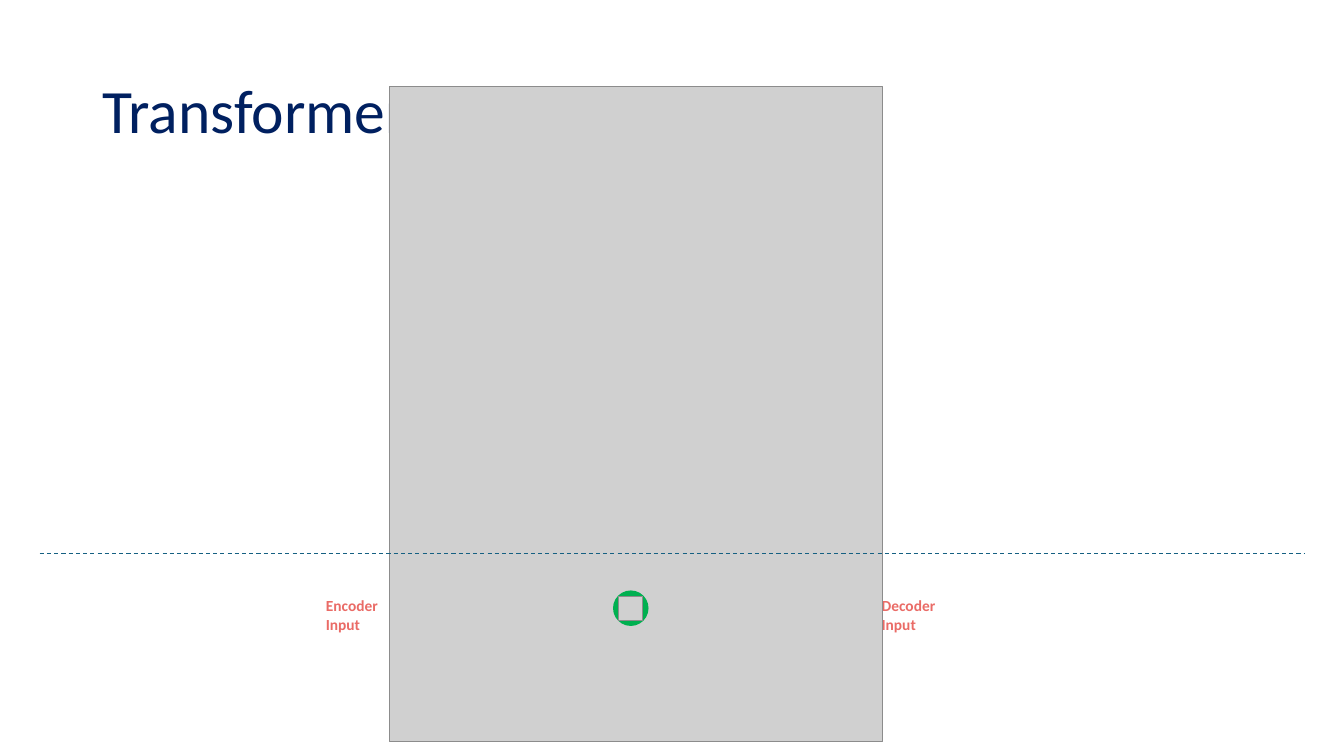
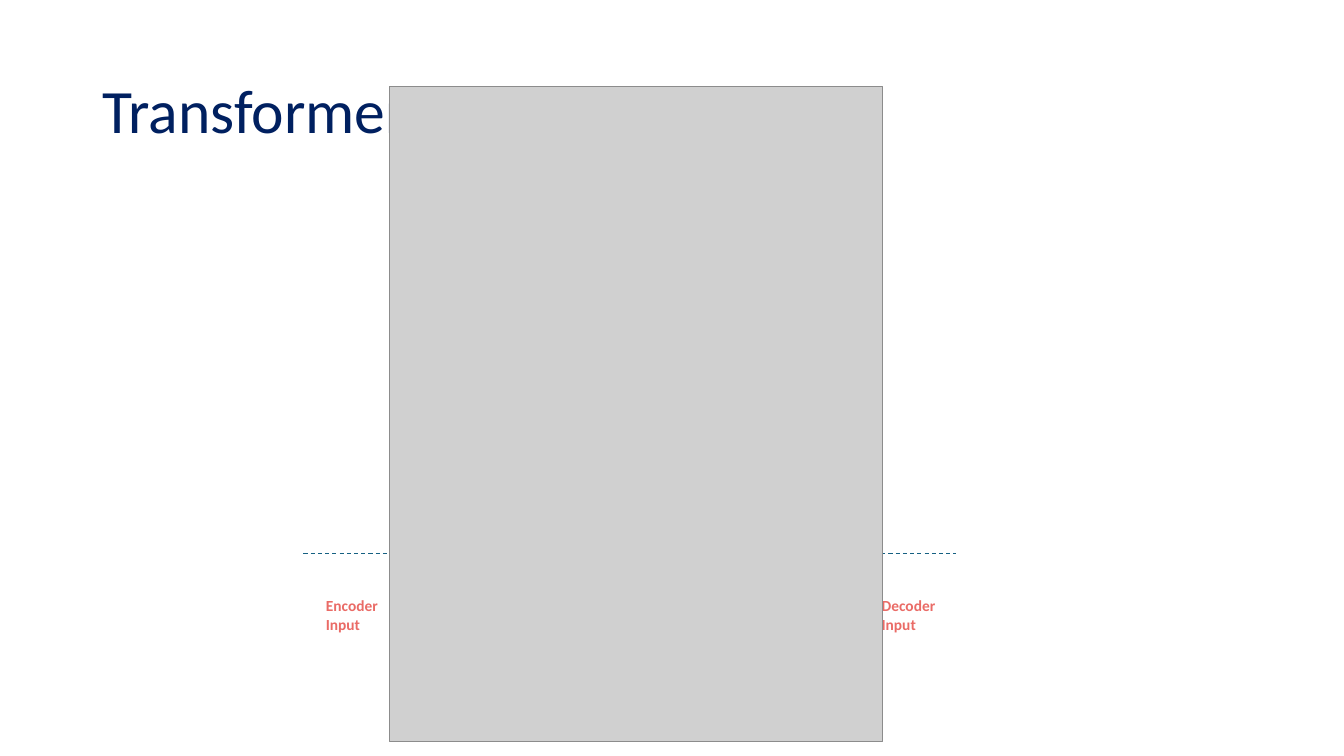
Before and after one commit to tanquangduong/transformer-pt, a slide deck: slide 21 of presentation/Introduction to Transformer.pptx (slide 20 before the commit). Drawn at 1344x756 pixels with LibreOffice and Linux fonts; fonts in the diff are those of the drawing; grey boxes stand for pictures. Boxes give left, top, right and bottom in pixels: in the first picture for what was removed or moved away, otherwise in the second. Text is boxed around its words. In the diff, an @@ line names an element or a change of style, - is before the commit and + after.

Commit message:
update transformer perso

```diff
--- a/presentation/Introduction to Transformer.pptx
+++ b/presentation/Introduction to Transformer.pptx
@@ line moved from (39, 554) - (1305, 554) to (303, 554) - (957, 554) @@
@@ ellipse removed at box(613, 591, 648, 626) @@
@@ picture removed at box(619, 596, 643, 620) @@
```
Also in this commit, not shown: 9 other slides changed, 8 slides added, 2 slides removed, 1 other file.
